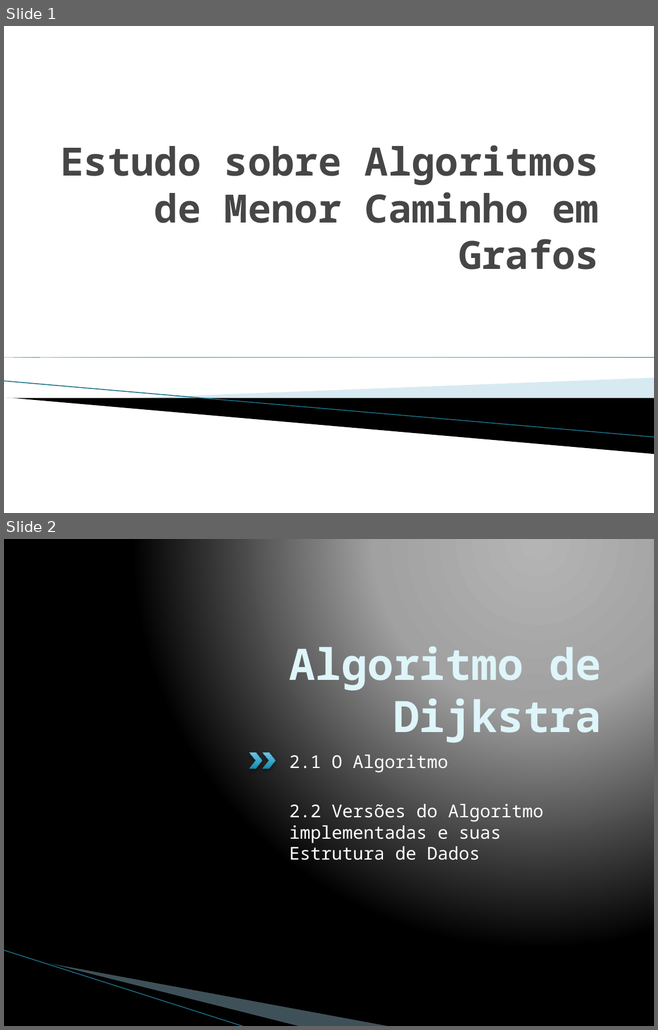
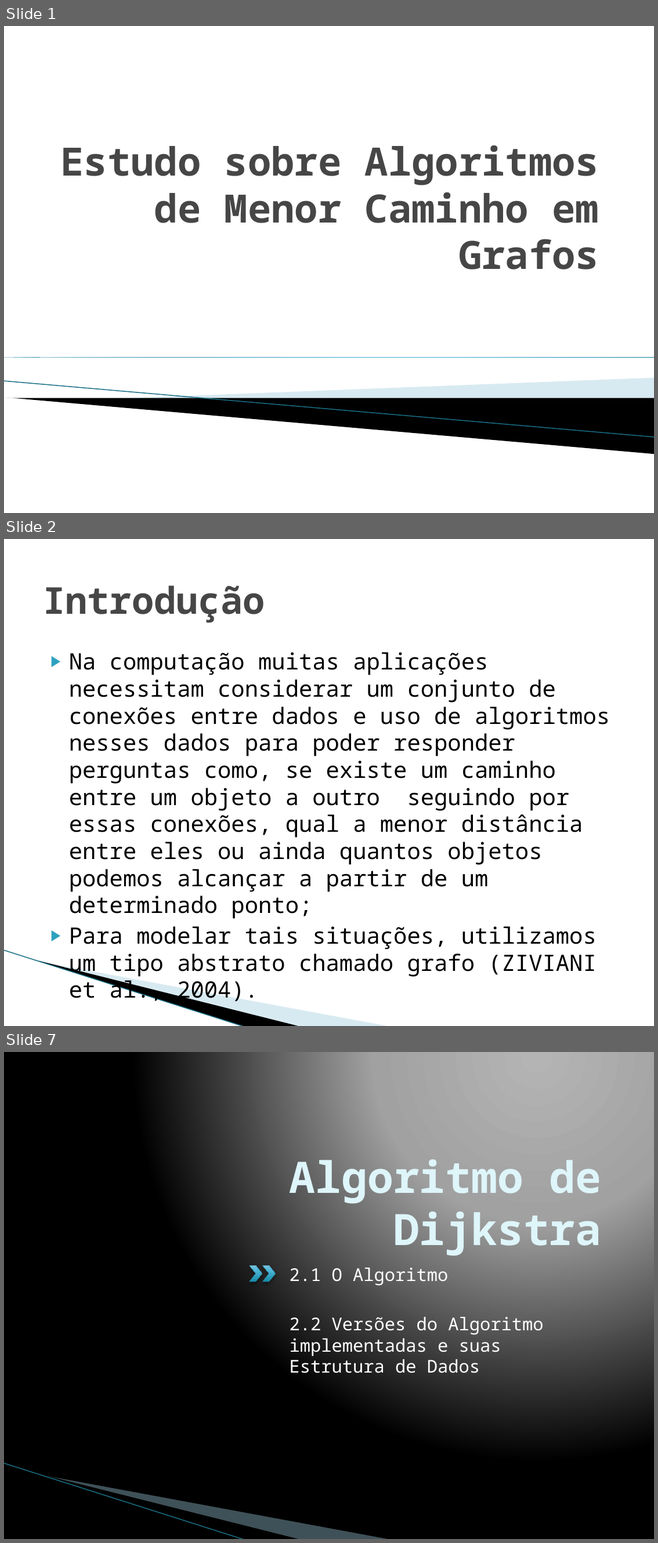
Before and after one commit to pedrohbh/PG-Dissertacao, a slide deck: Academia/Apresentação PG/Apresentação PG.pptx. Shown one above the other, each under a label of ours: slides 1 and 2 before the commit, slides 1, 2 and 7 after it; the slides between them are not shown. The pictures are 658x1030 and 658x1543 pixels, drawn with LibreOffice and Linux fonts; fonts in the diff are those of the drawing; background and template pictures are left out. Boxes give left, top, right and bottom in pixels: in the first picture for what was removed or moved away, otherwise in the second. Text is boxed around its words. In the diff, an @@ line names an element or a change of style, - is before the commit and + after.

```diff
--- a/Academia/Apresentação PG/Apresentação PG.pptx
+++ b/Academia/Apresentação PG/Apresentação PG.pptx
@@ slide 2 added at (x1=4, y1=539, x2=654, y2=1026), background #FFFFFF; not listed: 3 template elements that a slide beside it also shows @@
@@ title added at (x1=43, y1=585, x2=265, y2=623), 41 pt, text #464646, bold @@
+Introdução
@@ text added at (x1=69, y1=652, x2=610, y2=977), 25 pt, text #000000 @@
+▶ Na computação muitas aplicações necessitam considerar um conjunto de conexões entre dados e uso de algoritmos nesses dados para poder responder perguntas como, se existe um caminho entre um objeto a outro seguindo por essas conexões, qual a menor distância entre eles ou ainda quantos objetos podemos alcançar a partir de um determinado ponto;
+▶ Para modelar tais situações, utilizamos um tipo abstrato chamado grafo (ZIVIANI et al., 2004).
@@ what was slide 2 is now slide 7 @@
```
Also in this commit, not shown: 4 other slides added, 1 other file.
